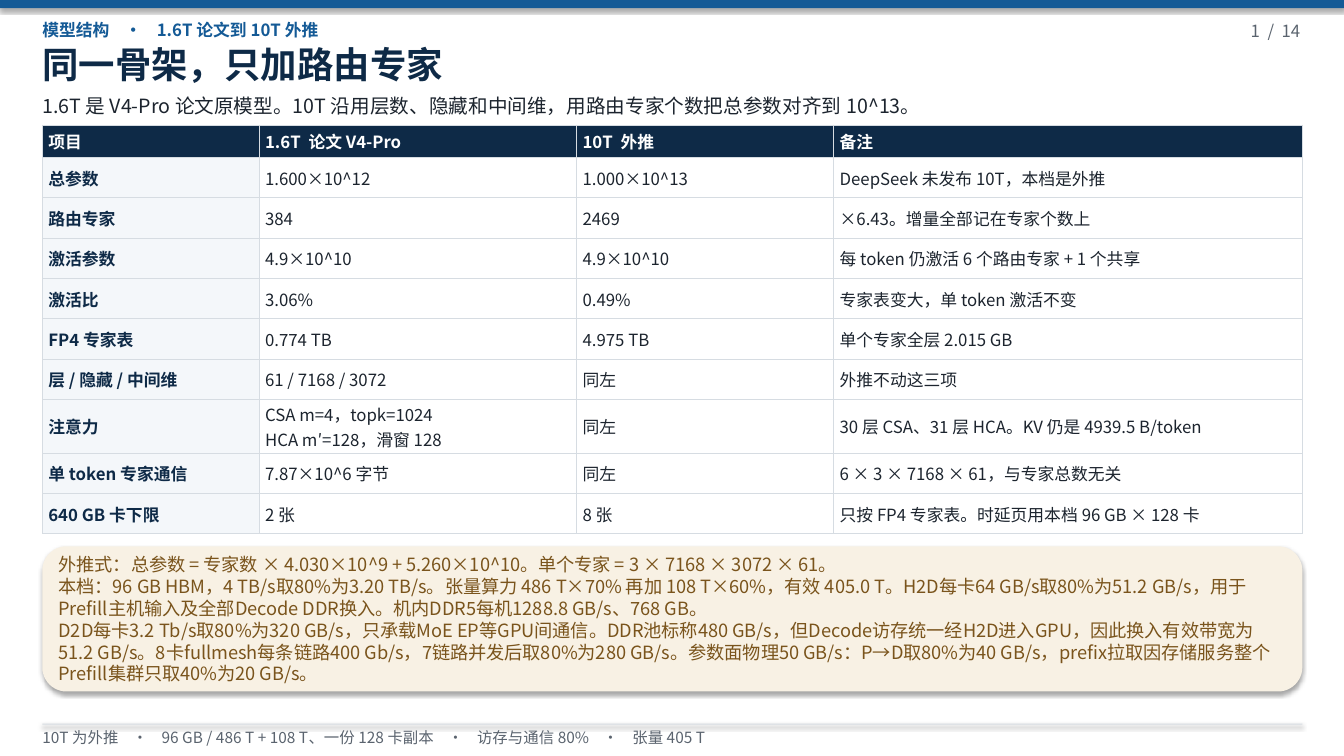
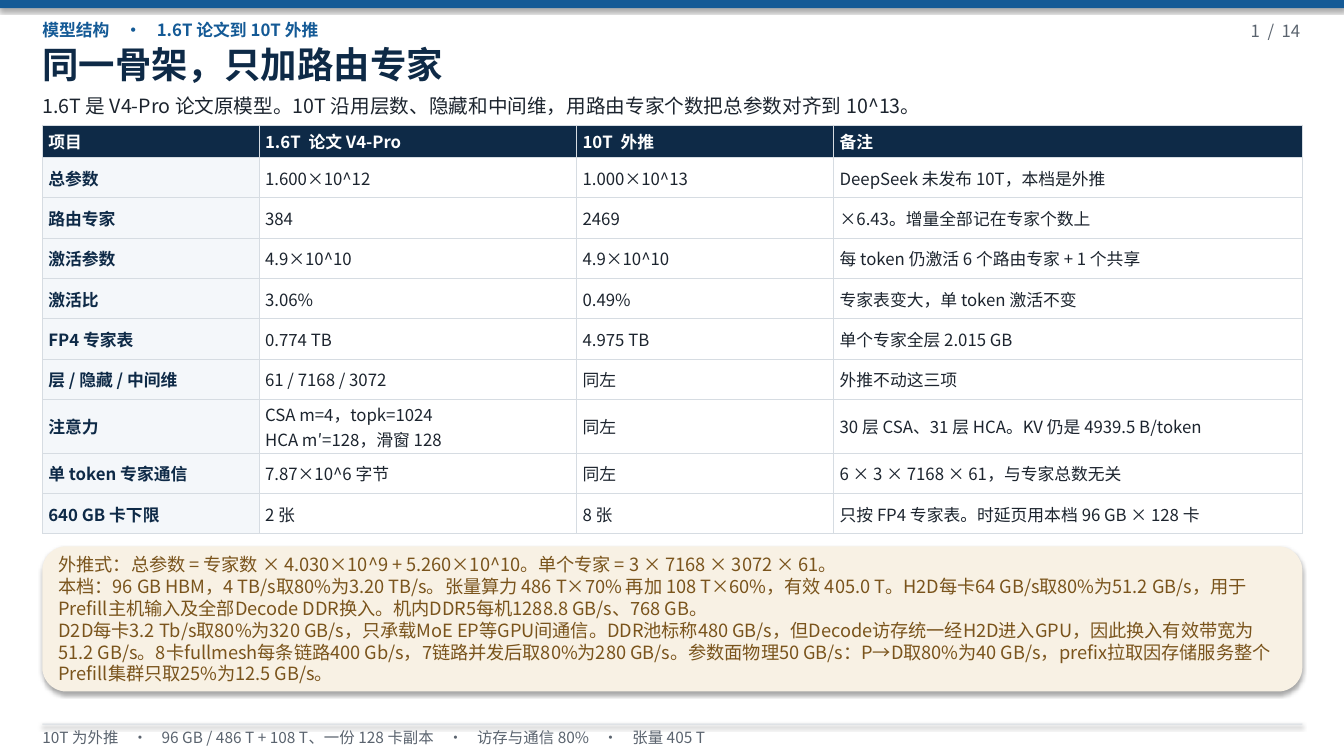
Before and after one commit to 69515164-rgb/UCL-MPComm, a slide deck: slide 1 of docs/deepseek-96g-slo.pptx. Drawn at 1344x756 pixels with LibreOffice and Linux fonts; fonts in the diff are those of the drawing. Boxes give left, top, right and bottom in pixels: in the first picture for what was removed or moved away, otherwise in the second. Text is boxed around its words. In the diff, an @@ line names an element or a change of style, - is before the commit and + after.

```diff
--- a/docs/deepseek-96g-slo.pptx
+++ b/docs/deepseek-96g-slo.pptx
@@ text at box(58, 621, 1271, 683): text changed @@
-D2D每卡3.2 Tb/s取80%为320 GB/s，只承载MoE EP等GPU间通信。DDR池标称480 GB/s，但Decode访存统一经H2D进入GPU，因此换入有效带宽为51.2 GB/s。8卡fullmesh每条链路400 Gb/s，7链路并发后取80%为280 GB/s。参数面物理50 GB/s：P→D取80%为40 GB/s，prefix拉取因存储服务整个Prefill集群只取40%为20 GB/s。
+D2D每卡3.2 Tb/s取80%为320 GB/s，只承载MoE EP等GPU间通信。DDR池标称480 GB/s，但Decode访存统一经H2D进入GPU，因此换入有效带宽为51.2 GB/s。8卡fullmesh每条链路400 Gb/s，7链路并发后取80%为280 GB/s。参数面物理50 GB/s：P→D取80%为40 GB/s，prefix拉取因存储服务整个Prefill集群只取25%为12.5 GB/s。
```
Also in this commit, not shown: 11 other slides changed, 5 other files.
